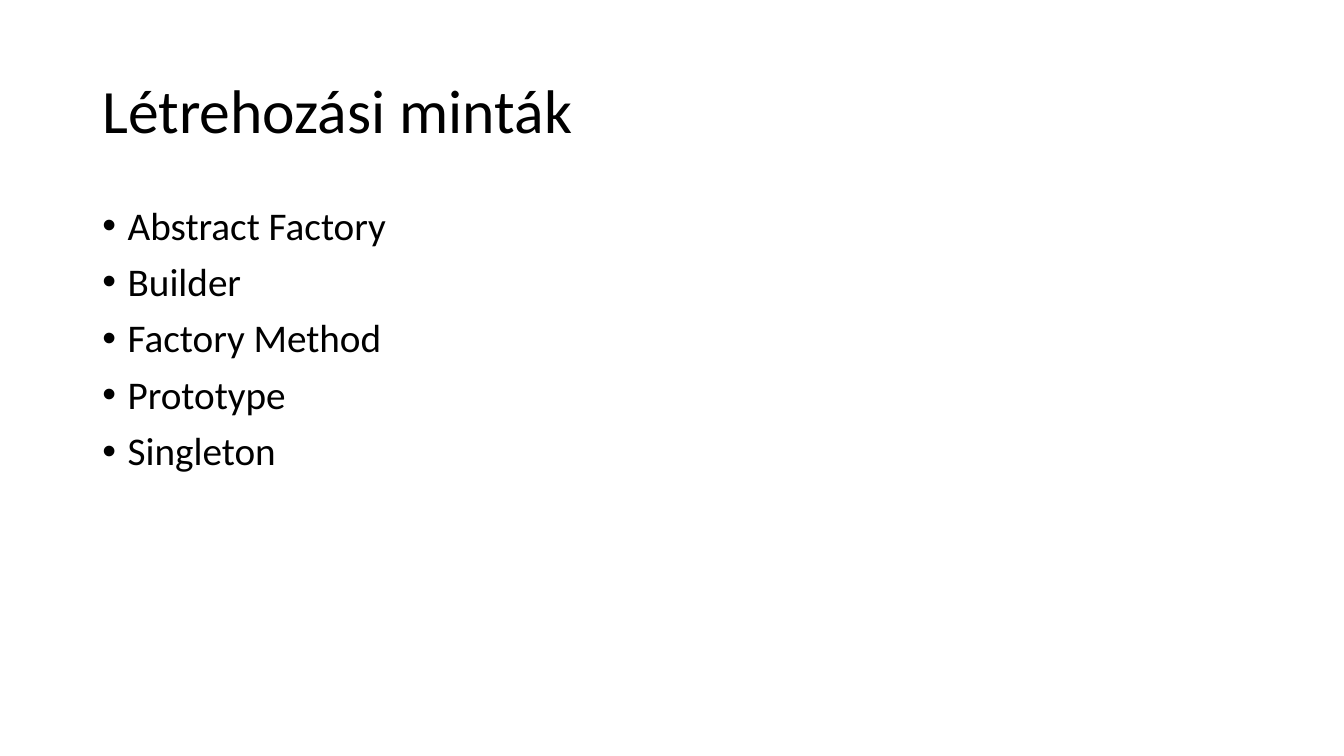
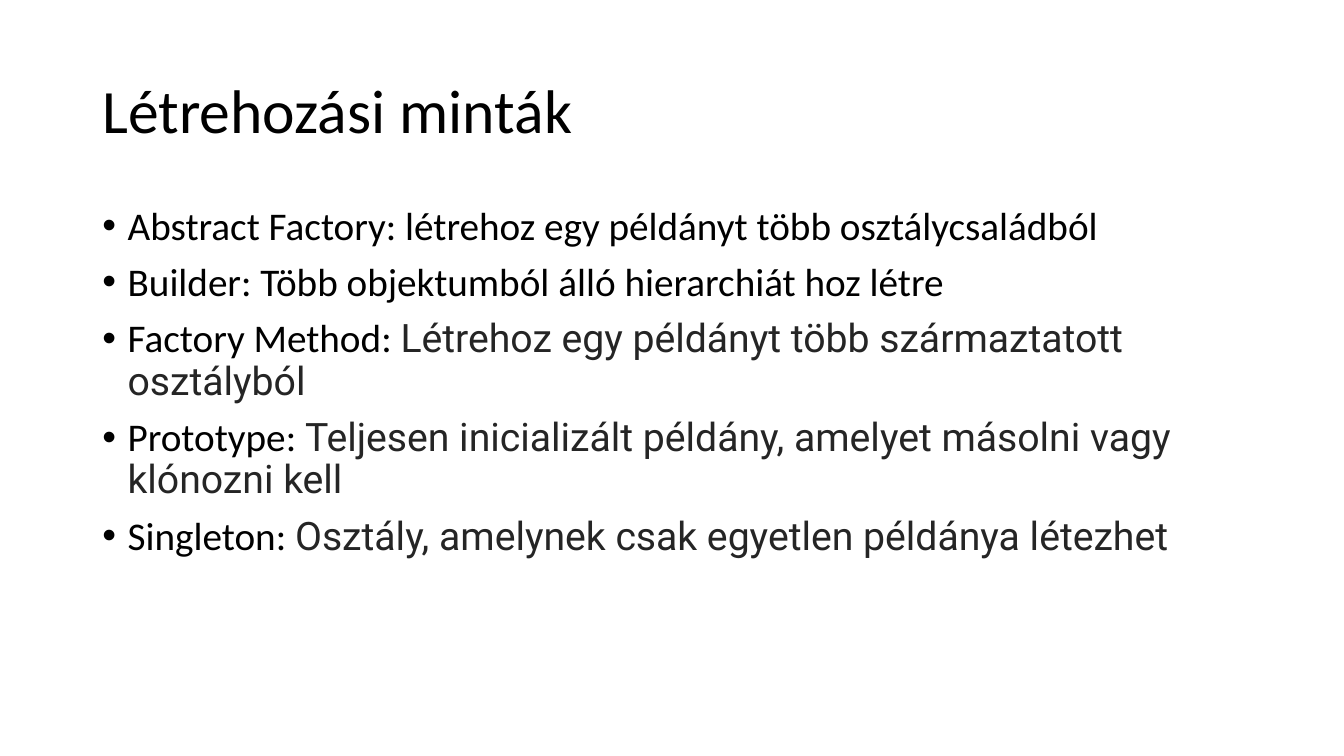
Before and after one commit to zasboth/tutorials, a slide deck: slide 8 of DesignPatternsHU/DesignPatterns.pptx. Drawn at 1344x756 pixels with LibreOffice and Linux fonts; fonts in the diff are those of the drawing; background and template pictures are left out. Boxes give left, top, right and bottom in pixels: in the first picture for what was removed or moved away, otherwise in the second. Text is boxed around its words. In the diff, an @@ line names an element or a change of style, - is before the commit and + after.

```diff
--- a/DesignPatternsHU/DesignPatterns.pptx
+++ b/DesignPatternsHU/DesignPatterns.pptx
@@ text at box(128, 212, 1171, 559): text changed; font Calibri to Roboto; text colour #000000 to #252525 @@
-• Abstract Factory
-• Builder
-• Factory Method
-• Prototype
-• Singleton
+• Abstract Factory: létrehoz egy példányt több osztálycsaládból
+• Builder: Több objektumból álló hierarchiát hoz létre
+• Factory Method: Létrehoz egy példányt több származtatott osztályból
+• Prototype: Teljesen inicializált példány, amelyet másolni vagy klónozni kell
+• Singleton: Osztály, amelynek csak egyetlen példánya létezhet
```
Also in this commit, not shown: 2 other slides changed, 20 other files.
